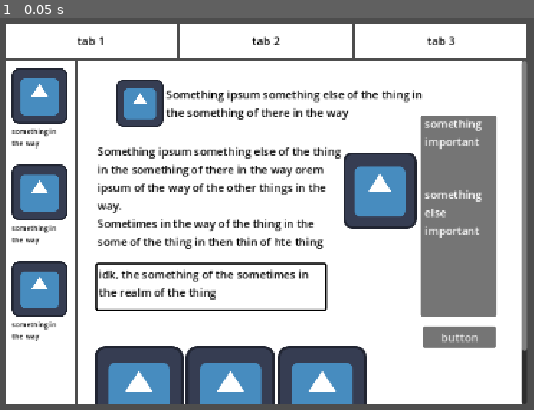
Above: before the commit, frame 1.
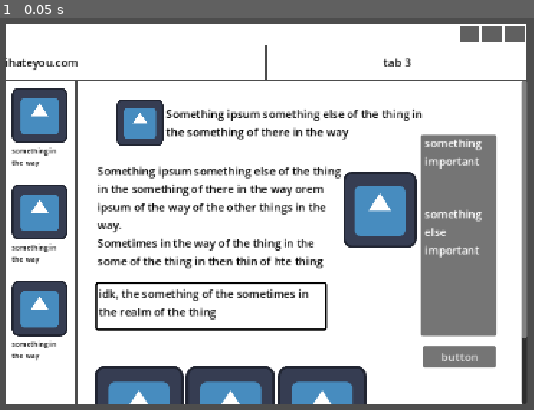
Above: after the commit, the same moment.

Repository: DanyBoy1023/Team-Pet-Peeves
Game: Godot game, scene res://test_scene.tscn
Same seed, same stepped clock (60 frames per second), same inputs: the game is played once before the commit and once after it. The project has no main scene, so this scene is started directly. The engine's default icon, where the game draws it, is replaced by a stand-in: a white triangle on a blue panel in a dark square.
Inputs:
- Up to frame 1 (0.05 s): no input

The runs differ from the first frame. In frame 1, 27% of the frame differs, in the area x 1-99%, y 1-99%.

Commit message:
added x and minimizing buttons

Diff:
--- a/test_scene.tscn
+++ b/test_scene.tscn
@@ -49,48 +49,76 @@
 
 [node name="VBoxContainer" type="VBoxContainer" parent="TextureRect/MarginContainer" unique_id=701477408]
 layout_mode = 2
-
-[node name="Tabs" type="HBoxContainer" parent="TextureRect/MarginContainer/VBoxContainer" unique_id=1935477921]
+theme_override_constants/separation = 1
+
+[node name="ColorRect" type="ColorRect" parent="TextureRect/MarginContainer/VBoxContainer" unique_id=1676463922]
+custom_minimum_size = Vector2(0, 30)
+layout_mode = 2
+size_flags_horizontal = 3
+
+[node name="Tabs" type="HBoxContainer" parent="TextureRect/MarginContainer/VBoxContainer/ColorRect" unique_id=1935477921]
+layout_mode = 1
+anchors_preset = 15
+anchor_right = 1.0
+anchor_bottom = 1.0
+grow_horizontal = 2
+grow_vertical = 2
+
+[node name="Label" type="Label" parent="TextureRect/MarginContainer/VBoxContainer/ColorRect/Tabs" unique_id=1033789342]
+layout_mode = 2
+size_flags_horizontal = 3
+theme_override_colors/font_color = Color(0, 0, 0, 1)
+
+[node name="MarginContainer" type="MarginContainer" parent="TextureRect/MarginContainer/VBoxContainer/ColorRect/Tabs" unique_id=1223910570]
+custom_minimum_size = Vector2(100, 0)
+layout_mode = 2
+theme_override_constants/margin_left = 3
+theme_override_constants/margin_top = 3
+theme_override_constants/margin_right = 3
+theme_override_constants/margin_bottom = 3
+
+[node name="HBoxContainer" type="HBoxContainer" parent="TextureRect/MarginContainer/VBoxContainer/ColorRect/Tabs/MarginContainer" unique_id=521889520]
+layout_mode = 2
+
+[node name="ColorRect" type="ColorRect" parent="TextureRect/MarginContainer/VBoxContainer/ColorRect/Tabs/MarginContainer/HBoxContainer" unique_id=797299275]
+layout_mode = 2
+size_flags_horizontal = 3
+color = Color(0.37716255, 0.37716258, 0.37716255, 1)
+
+[node name="ColorRect2" type="ColorRect" parent="TextureRect/MarginContainer/VBoxContainer/ColorRect/Tabs/MarginContainer/HBoxContainer" unique_id=1054696160]
+layout_mode = 2
+size_flags_horizontal = 3
+color = Color(0.37716255, 0.37716258, 0.37716255, 1)
+
+[node name="ColorRect3" type="ColorRect" parent="TextureRect/MarginContainer/VBoxContainer/ColorRect/Tabs/MarginContainer/HBoxContainer" unique_id=755470012]
+layout_mode = 2
+size_flags_horizontal = 3
+color = Color(0.37716255, 0.37716258, 0.37716255, 1)
+
+[node name="Tabs2" type="HBoxContainer" parent="TextureRect/MarginContainer/VBoxContainer" unique_id=33954133]
 custom_minimum_size = Vector2(0, 50)
 layout_mode = 2
 
-[node name="ColorRect" type="ColorRect" parent="TextureRect/MarginContainer/VBoxContainer/Tabs" unique_id=283244533]
-layout_mode = 2
-size_flags_horizontal = 3
-
-[node name="Label" type="Label" parent="TextureRect/MarginContainer/VBoxContainer/Tabs/ColorRect" unique_id=63813524]
-layout_mode = 1
-anchors_preset = 15
-anchor_right = 1.0
-anchor_bottom = 1.0
-grow_horizontal = 2
-grow_vertical = 2
-theme_override_colors/font_color = Color(0, 0, 0, 1)
-text = "tab 1"
-horizontal_alignment = 1
+[node name="ColorRect" type="ColorRect" parent="TextureRect/MarginContainer/VBoxContainer/Tabs2" unique_id=1297860566]
+layout_mode = 2
+size_flags_horizontal = 3
+
+[node name="Label" type="Label" parent="TextureRect/MarginContainer/VBoxContainer/Tabs2/ColorRect" unique_id=1413792720]
+layout_mode = 1
+anchors_preset = 15
+anchor_right = 1.0
+anchor_bottom = 1.0
+grow_horizontal = 2
+grow_vertical = 2
+theme_override_colors/font_color = Color(0, 0, 0, 1)
+text = "ihateyou.com"
 vertical_alignment = 1
 
-[node name="ColorRect2" type="ColorRect" parent="TextureRect/MarginContainer/VBoxContainer/Tabs" unique_id=1569629144]
-layout_mode = 2
-size_flags_horizontal = 3
-
-[node name="Label2" type="Label" parent="TextureRect/MarginContainer/VBoxContainer/Tabs/ColorRect2" unique_id=771727784]
-layout_mode = 1
-anchors_preset = 15
-anchor_right = 1.0
-anchor_bottom = 1.0
-grow_horizontal = 2
-grow_vertical = 2
-theme_override_colors/font_color = Color(0, 0, 0, 1)
-text = "tab 2"
-horizontal_alignment = 1
-vertical_alignment = 1
-
-[node name="ColorRect3" type="ColorRect" parent="TextureRect/MarginContainer/VBoxContainer/Tabs" unique_id=642896895]
-layout_mode = 2
-size_flags_horizontal = 3
-
-[node name="Label3" type="Label" parent="TextureRect/MarginContainer/VBoxContainer/Tabs/ColorRect3" unique_id=1605282548]
+[node name="ColorRect3" type="ColorRect" parent="TextureRect/MarginContainer/VBoxContainer/Tabs2" unique_id=1995064126]
+layout_mode = 2
+size_flags_horizontal = 3
+
+[node name="Label3" type="Label" parent="TextureRect/MarginContainer/VBoxContainer/Tabs2/ColorRect3" unique_id=1459186212]
 layout_mode = 1
 anchors_preset = 15
 anchor_right = 1.0
